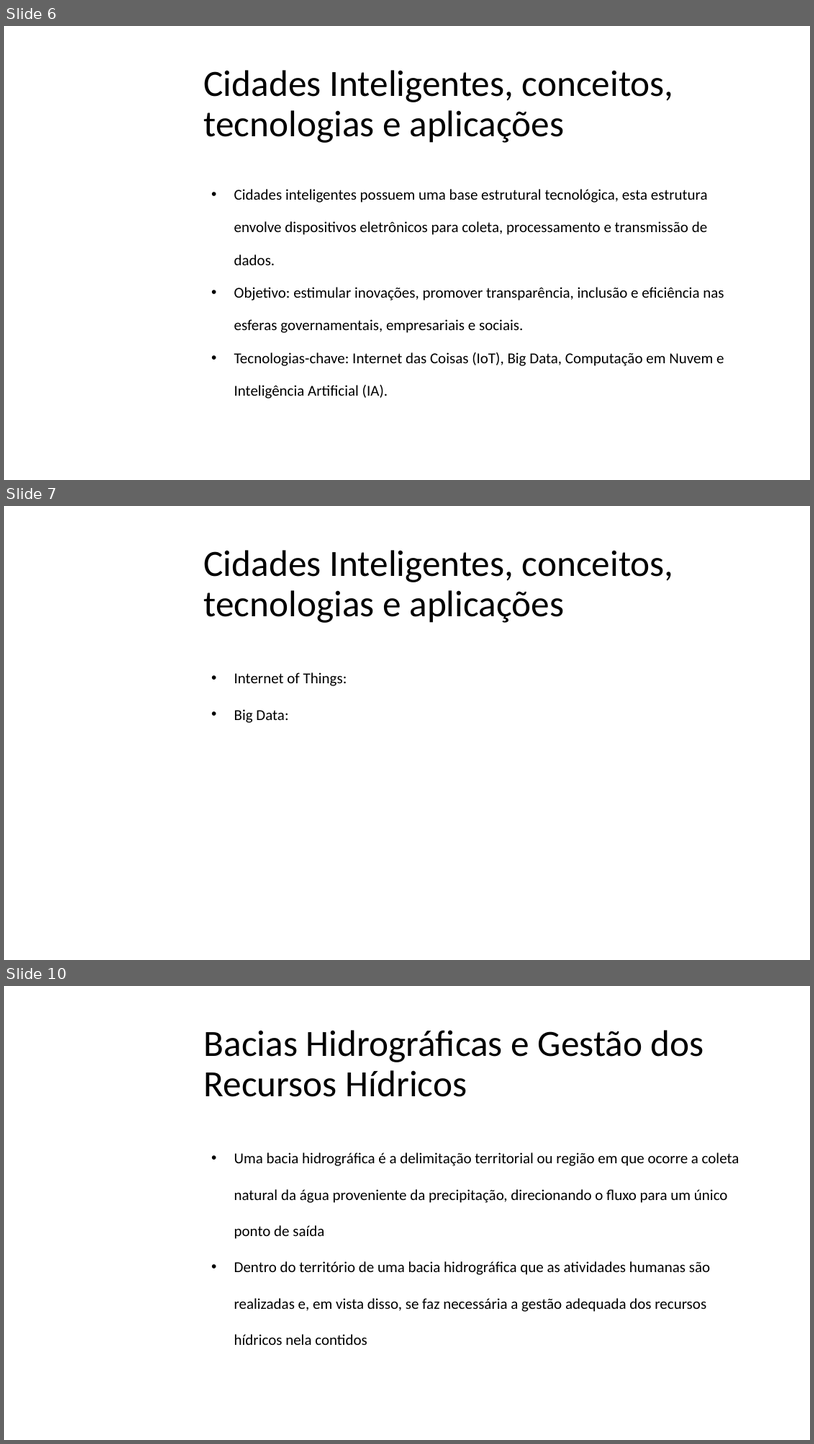
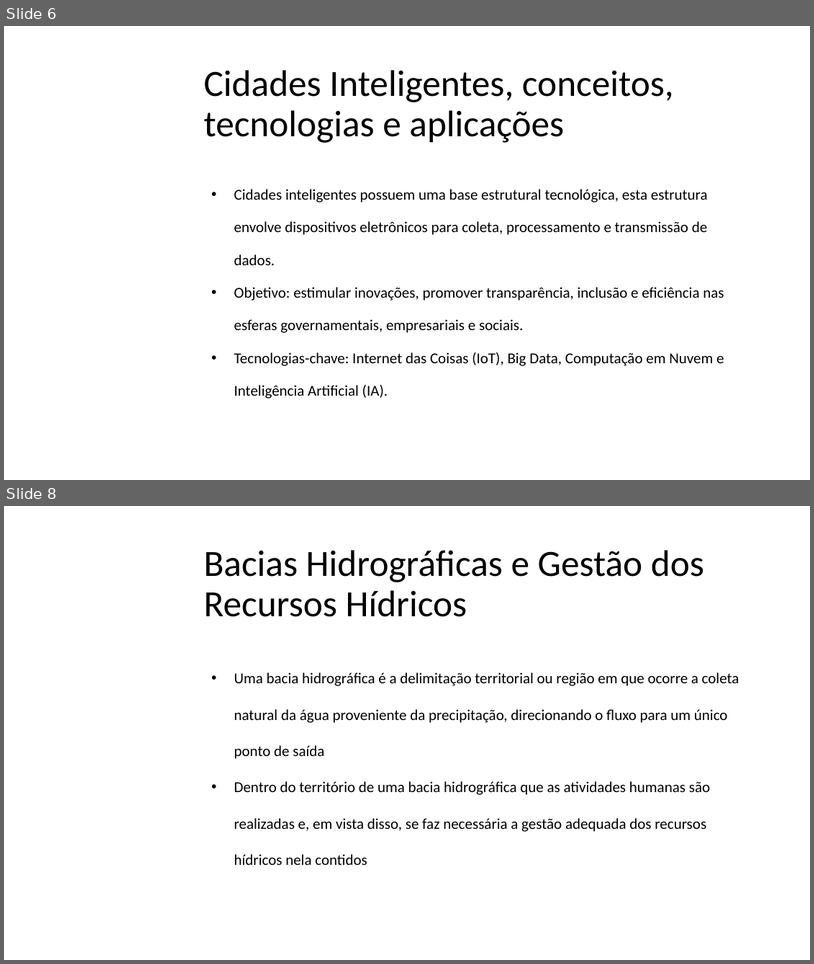
Before and after one commit to emiliobiasi/IniciacaoCientifica, a slide deck: RELATÓRIO FINAL E RESUMO/Emílio-apresentação_IC_IT .pptx. Shown one above the other, each under a label of ours: slides 6, 7 and 10 before the commit, slides 6 and 8 after it; the slides between them are not shown. The pictures are 814x1444 and 814x964 pixels, drawn with LibreOffice and Linux fonts; fonts in the diff are those of the drawing; background and template pictures are left out. Boxes give left, top, right and bottom in pixels: in the first picture for what was removed or moved away, otherwise in the second. Text is boxed around its words. In the diff, an @@ line names an element or a change of style, - is before the commit and + after.

```diff
--- a/RELATÓRIO FINAL E RESUMO/Emílio-apresentação_IC_IT .pptx
+++ b/RELATÓRIO FINAL E RESUMO/Emílio-apresentação_IC_IT .pptx
@@ slide 7 removed at (x1=4, y1=506, x2=810, y2=960), background picture (left out) @@
@@ title removed at (x1=204, y1=550, x2=674, y2=623) @@
-Cidades Inteligentes, conceitos, tecnologias e aplicações
@@ text removed at (x1=234, y1=672, x2=347, y2=723) @@
-• Internet of Things:
-• Big Data:
@@ what was slide 10 is now slide 8 @@
```
Also in this commit, not shown: 4 slides changed, 1 other slide removed.
